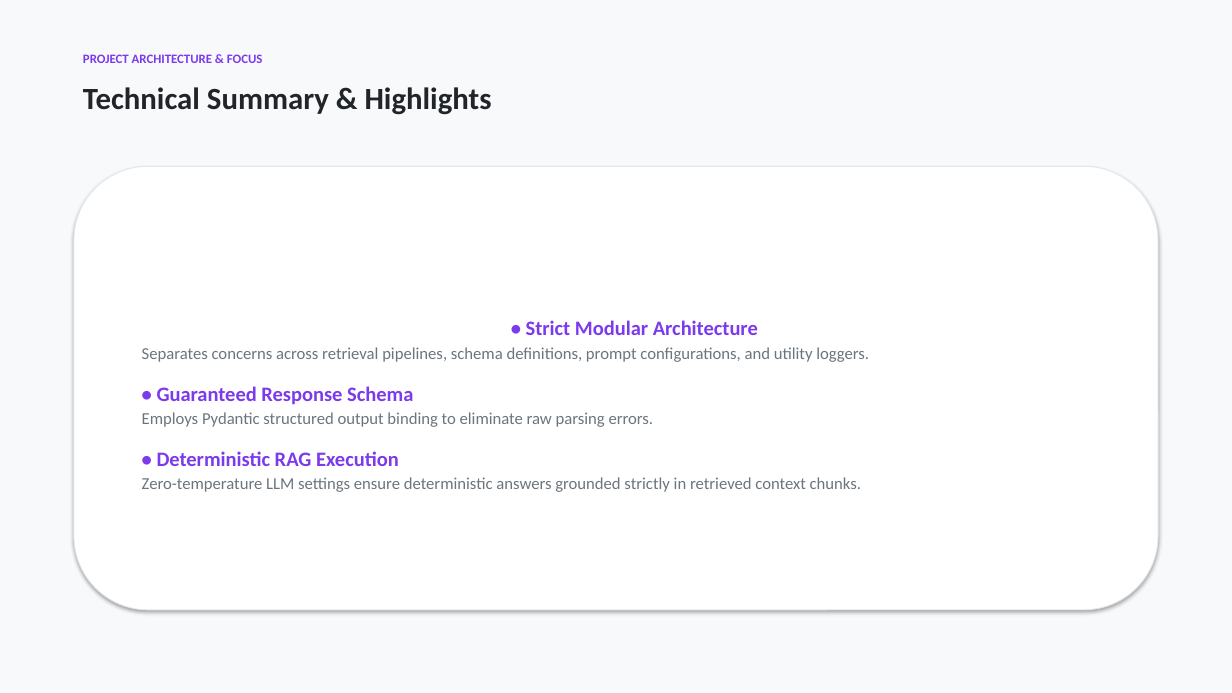
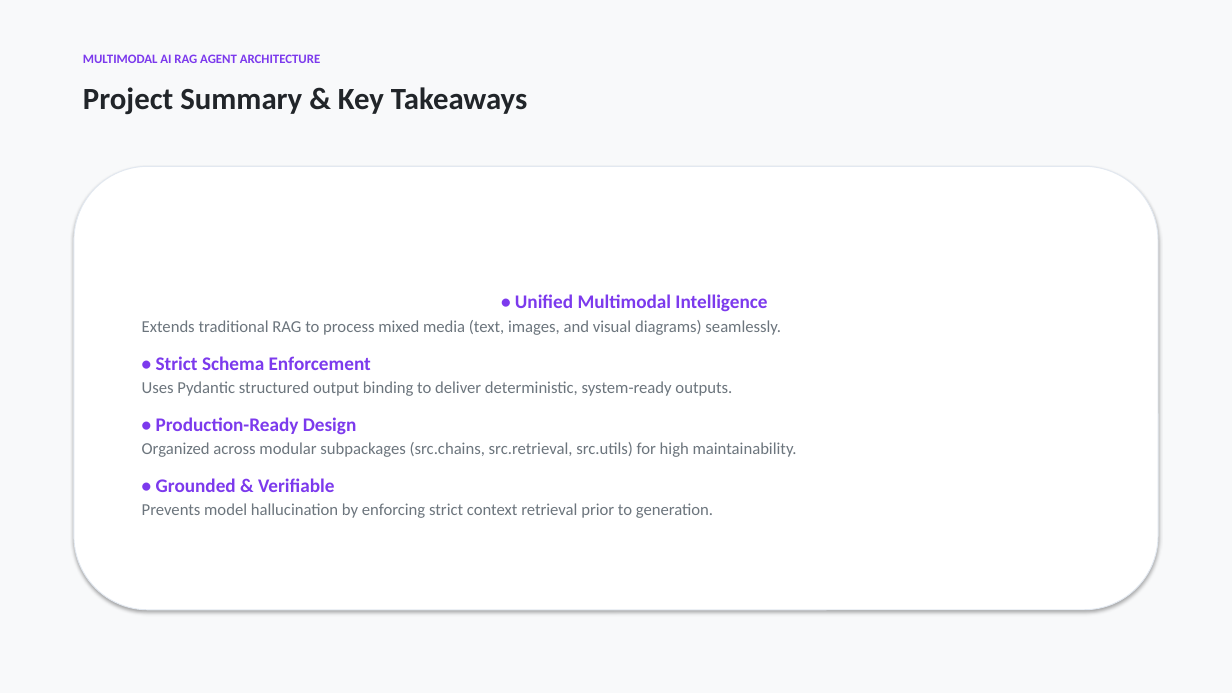
Before and after one commit to Ahmiii-18/Custom-RAG-Agent, a slide deck: slide 9 of Multimodal_AI_RAG_Agent_Presentation.pptx (slide 5 before the commit). Drawn at 1232x693 pixels with LibreOffice and Linux fonts; fonts in the diff are those of the drawing. Boxes give left, top, right and bottom in pixels: in the first picture for what was removed or moved away, otherwise in the second. Text is boxed around its words. In the diff, an @@ line names an element or a change of style, - is before the commit and + after.

Commit message:
Update presentation generator script and rebuild Multimodal RAG Agent deck

```diff
--- a/Multimodal_AI_RAG_Agent_Presentation.pptx
+++ b/Multimodal_AI_RAG_Agent_Presentation.pptx
@@ text at box(83, 54, 320, 63): text changed @@
-PROJECT ARCHITECTURE & FOCUS
+MULTIMODAL AI RAG AGENT ARCHITECTURE
@@ text at box(83, 87, 527, 114): text changed @@
-Technical Summary & Highlights
+Project Summary & Key Takeaways
@@ text in rounded rectangle at box(142, 294, 797, 518): text changed @@
-• Strict Modular Architecture
-Separates concerns across retrieval pipelines, schema definitions, prompt configurations, and utility loggers.
-• Guaranteed Response Schema
-Employs Pydantic structured output binding to eliminate raw parsing errors.
-• Deterministic RAG Execution
-Zero-temperature LLM settings ensure deterministic answers grounded strictly in retrieved context chunks.
+• Unified Multimodal Intelligence
+Extends traditional RAG to process mixed media (text, images, and visual diagrams) seamlessly.
+• Strict Schema Enforcement
+Uses Pydantic structured output binding to deliver deterministic, system-ready outputs.
+• Production-Ready Design
+Organized across modular subpackages (src.chains, src.retrieval, src.utils) for high maintainability.
+• Grounded & Verifiable
+Prevents model hallucination by enforcing strict context retrieval prior to generation.
```
Also in this commit, not shown: 1 other slide changed, 7 slides added, 3 slides removed.
